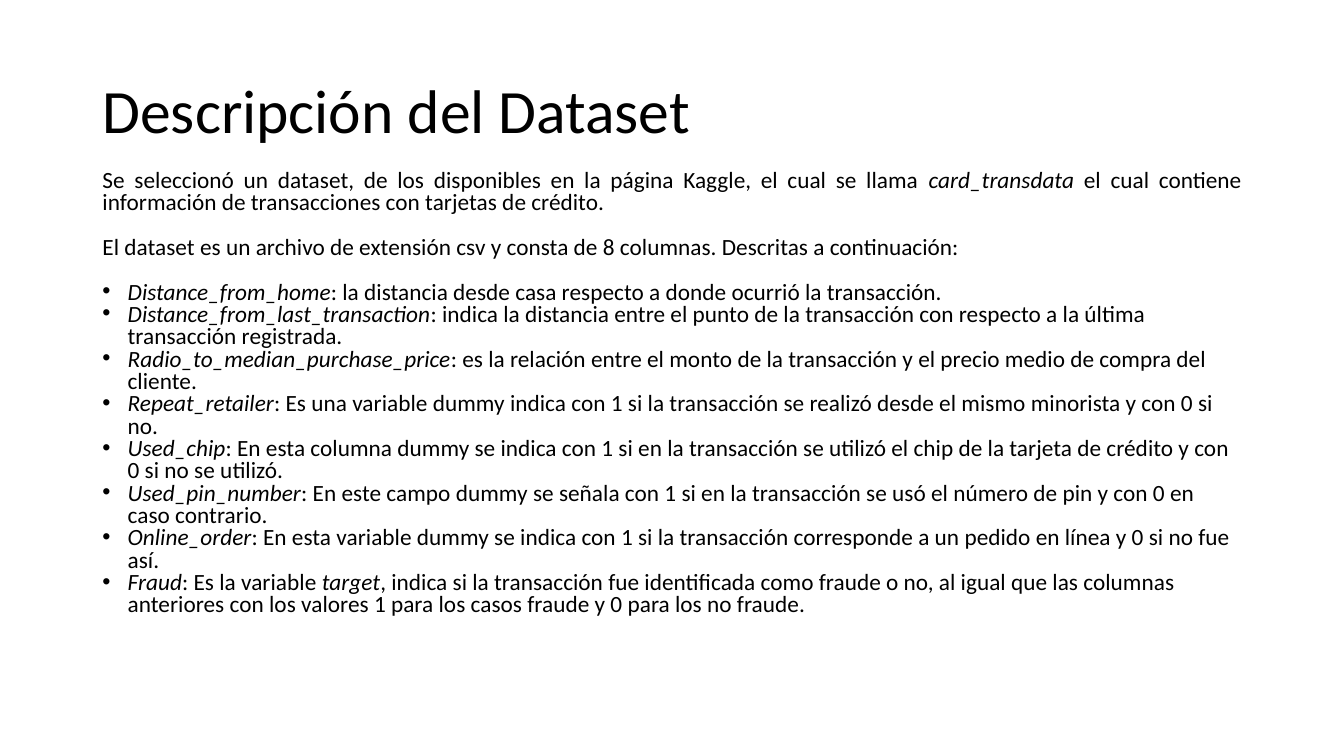
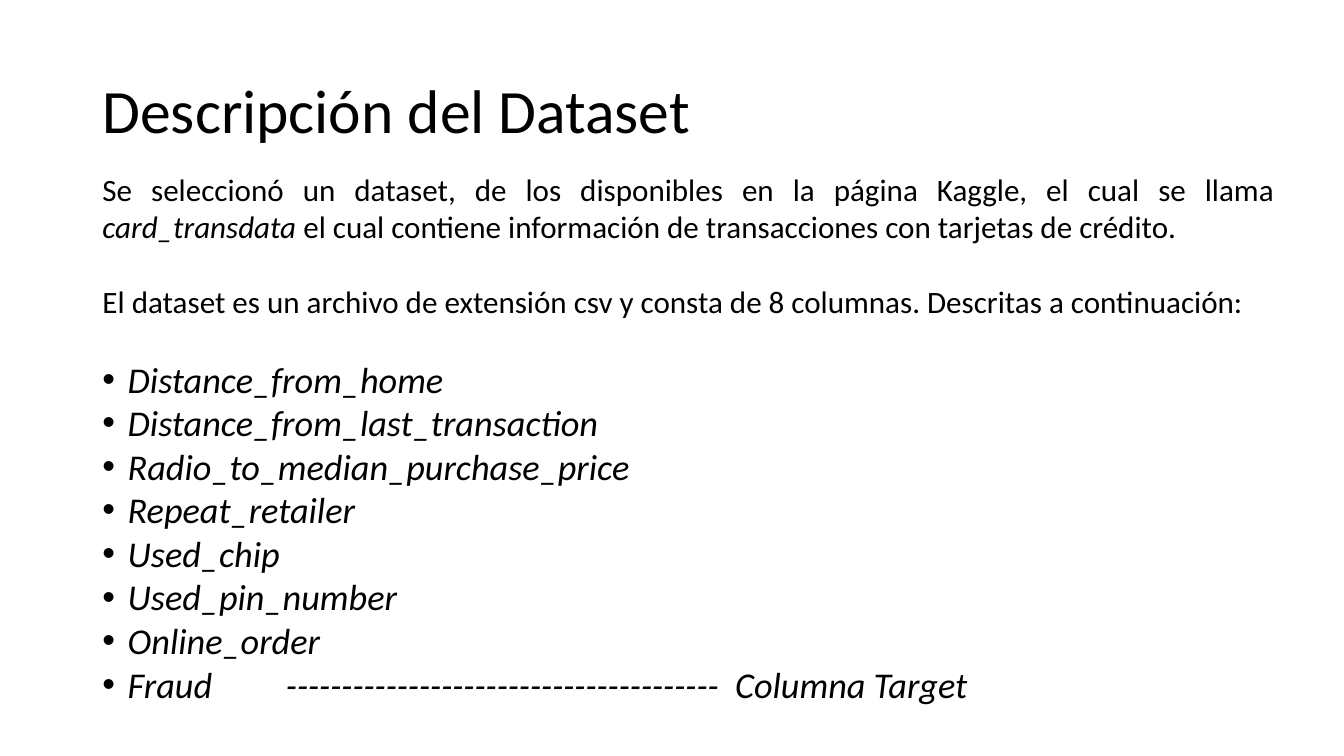
Before and after one commit to asasa293/limpieza_datos, a slide deck: slide 4 of TP3/TP3_Moises_Santiago.pptx. Drawn at 1344x756 pixels with LibreOffice and Linux fonts; fonts in the diff are those of the drawing. Boxes give left, top, right and bottom in pixels: in the first picture for what was removed or moved away, otherwise in the second. Text is boxed around its words. In the diff, an @@ line names an element or a change of style, - is before the commit and + after.

```diff
--- a/TP3/TP3_Moises_Santiago.pptx
+++ b/TP3/TP3_Moises_Santiago.pptx
@@ text at box(102, 179, 1274, 318): size 16.6 to 22.2 pt in "Se seleccionó un dataset, de los disponibles ...", "El dataset es un archivo de extensión ..."; line spacing 0.8 to 1 @@
@@ text at box(128, 367, 968, 705): text changed; size 16.6 to 25.9 pt; italic on @@
-• Distance_from_home: la distancia desde casa respecto a donde ocurrió la transacción.
-• Distance_from_last_transaction: indica la distancia entre el punto de la transacción con respecto a la última transacción registrada.
-• Radio_to_median_purchase_price: es la relación entre el monto de la transacción y el precio medio de compra del cliente.
-• Repeat_retailer: Es una variable dummy indica con 1 si la transacción se realizó desde el mismo minorista y con 0 si no.
-• Used_chip: En esta columna dummy se indica con 1 si en la transacción se utilizó el chip de la tarjeta de crédito y con 0 si no se utilizó.
-• Used_pin_number: En este campo dummy se señala con 1 si en la transacción se usó el número de pin y con 0 en caso contrario.
-• Online_order: En esta variable dummy se indica con 1 si la transacción corresponde a un pedido en línea y 0 si no fue así.
-• Fraud: Es la variable target, indica si la transacción fue identificada como fraude o no, al igual que las columnas anteriores con los valores 1 para los casos fraude y 0 para los no fraude.
+• Distance_from_home
+• Distance_from_last_transaction
+• Radio_to_median_purchase_price
+• Repeat_retailer
+• Used_chip
+• Used_pin_number
+• Online_order
+• Fraud --------------------------------------- Columna Target
```
Also in this commit, not shown: 5 other slides changed, 3 slides added, 5 other files.
